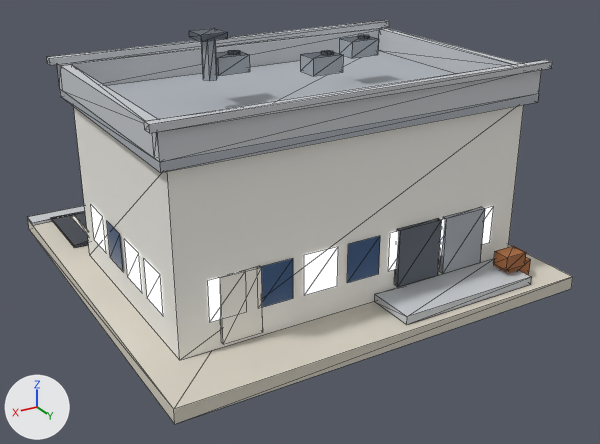
One commit to the glTF model public/models/v2/19_lod0.glb: the scene before it, then after it.
Both versions are drawn from a 50 mm lens placed at (0.898, 1.592, 0.876), pointed at (-0.005, 0.087, 0.123). Lighting does not change. The marker at lower left points along +X, +Y and +Z. The older version comes first. Mesh edges are drawn as thin lines. Vertices at exactly the same position are counted once.

The first picture shows 'b19_v2'.
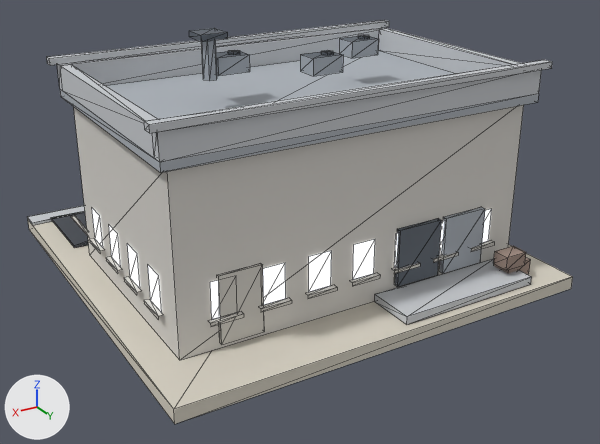
Location of each change, (x1, y1, x2, y2) in pixels of the pictures (600 x 444 px; the box of a moved part takes in the faces that stretch with it):
'b19_v2', surface changed, reshaped: (27, 20, 573, 424) in both
part 1 of me_b19_v2, moved or reshaped: before (220, 267, 263, 344); after (218, 264, 264, 344)
part 2 of me_b19_v2, rebuilt: before (482, 206, 494, 244); after (482, 209, 492, 243)
part 3 of me_b19_v2, rebuilt (32% narrower, 12% shorter): before (347, 236, 380, 283); after (353, 239, 375, 280)
part 4 of me_b19_v2, rebuilt (mostly hidden): before (439, 219, 444, 257); after (439, 221, 444, 255)
part 5 of me_b19_v2, rebuilt (33% narrower, 12% shorter): before (258, 259, 293, 307); after (263, 263, 286, 305)
part 6 of me_b19_v2, rebuilt: before (388, 231, 398, 271); after (394, 233, 398, 268)
part 7 of me_b19_v2, rebuilt (24% narrower, 14% shorter): before (107, 222, 123, 271); after (109, 225, 121, 267)
part 8 of me_b19_v2, rebuilt (31% narrower, 14% shorter): before (304, 247, 338, 295); after (309, 251, 332, 292)
part 9 of me_b19_v2, rebuilt: before (208, 271, 245, 322); after (210, 280, 220, 320)
part 10 of me_b19_v2, rebuilt (25% narrower, 15% shorter): before (91, 205, 106, 252); after (92, 208, 103, 248)
part 11 of me_b19_v2, rebuilt (26% narrower, 17% shorter): before (124, 239, 142, 292); after (127, 244, 140, 288)
part 12 of me_b19_v2, rebuilt (25% narrower, 16% shorter): before (144, 259, 163, 316); after (148, 265, 162, 313)
part 13 of me_b19_v2, added: after (89, 238, 494, 327)

Patch to the scene script:
```diff
--- a/public/models/v2/19_lod0.glb.py
+++ b/public/models/v2/19_lod0.glb.py
@@ mat_wall_white @@
 n2 = _N.new('ShaderNodeMix'); n2.name = 'Mix'
 n2.inputs[0].default_value = 1.0  # 'Factor'
-n2.inputs[7].default_value = (0.896, 0.88, 0.823, 1.0)  # 'B', white #f3f1ea
+n2.inputs[7].default_value = (0.68, 0.658, 0.617, 1.0)  # 'B', light grey #d7d4ce
 n3 = _N.new('ShaderNodeVertexColor'); n3.name = 'Color Attribute'
@@ mat_white @@
 n2 = _N.new('ShaderNodeMix'); n2.name = 'Mix'
 n2.inputs[0].default_value = 1.0  # 'Factor'
-n2.inputs[7].default_value = (0.88, 0.855, 0.791, 1.0)  # 'B', white #f1eee6
+n2.inputs[7].default_value = (0.617, 0.597, 0.552, 1.0)  # 'B', light grey #cecbc4
 n3 = _N.new('ShaderNodeVertexColor'); n3.name = 'Color Attribute'
@@ mat_wall_wood @@
 n2 = _N.new('ShaderNodeMix'); n2.name = 'Mix'
 n2.inputs[0].default_value = 1.0  # 'Factor'
-n2.inputs[7].default_value = (0.392, 0.138, 0.0423, 1.0)  # 'B', brown #a8683a
+n2.inputs[7].default_value = (0.342, 0.25, 0.209, 1.0)  # 'B', brown #9e897e
 n3 = _N.new('ShaderNodeVertexColor'); n3.name = 'Color Attribute'
@@ mat_glow_window_res @@
+mat_glow_window_res = bpy.data.materials.new('glow_window_res')
+# nodes: BsdfPrincipled, Mix, OutputMaterial, VertexColor
+# colours: blue #3d5a82, mixed with the vertex colours
@@ me_b19_v2 @@
-me_b19_v2.from_pydata(...)  # 546 vertices, 658 faces; spans x -0.48..0.48, y -0.48..0.48, z 0.0..0.582
+me_b19_v2.from_pydata(...)  # 636 vertices, 718 faces; spans x -0.48..0.48, y -0.48..0.48, z 0.0..0.582
+# me_b19_v2 part 1: the loose piece of 8 vertices spanning x 0.237..0.323, y 0.342..0.35, z 0.04..0.18 is scaled about its middle by (1.07, 1, 1.04), then moved by (0.0, 0.0, 0.002)
+# me_b19_v2 part 2: the loose piece of 4 vertices spanning x -0.348..-0.269, y 0.348, z 0.094..0.181 is rebuilt with 4 vertices and now spans x -0.343..-0.29, y 0.348, z 0.098..0.176, in mat_glow_window_res
+# me_b19_v2 part 3: the loose piece of 4 vertices spanning x -0.039..0.039, y 0.348, z 0.094..0.181 is rebuilt with 4 vertices and now spans x -0.026..0.026, y 0.348, z 0.098..0.176, in mat_glow_window_res
+# me_b19_v2 part 4: the loose piece of 4 vertices spanning x -0.245..-0.167, y 0.348, z 0.094..0.181 is rebuilt with 4 vertices and now spans x -0.237..-0.184, y 0.348, z 0.098..0.176, in mat_glow_window_res
+# me_b19_v2 part 5: the loose piece of 4 vertices spanning x 0.167..0.245, y 0.348, z 0.094..0.181 is rebuilt with 4 vertices and now spans x 0.184..0.237, y 0.348, z 0.098..0.176, in mat_glow_window_res
+# me_b19_v2 part 6: the loose piece of 4 vertices spanning x -0.142..-0.064, y 0.348, z 0.094..0.181 is rebuilt with 4 vertices and now spans x -0.132..-0.079, y 0.348, z 0.098..0.176, in mat_glow_window_res
+# me_b19_v2 part 7: the loose piece of 4 vertices spanning x 0.413, y -0.015..0.067, z 0.094..0.181 is rebuilt with 4 vertices and now spans x 0.413, y -0.004..0.052, z 0.098..0.176, in mat_glow_window_res
+# me_b19_v2 part 8: the loose piece of 4 vertices spanning x 0.064..0.142, y 0.348, z 0.094..0.181 is rebuilt with 4 vertices and now spans x 0.079..0.132, y 0.348, z 0.098..0.176, in mat_glow_window_res
+# me_b19_v2 part 9: the loose piece of 4 vertices spanning x 0.269..0.348, y 0.348, z 0.094..0.181 is rebuilt with 4 vertices and now spans x 0.29..0.343, y 0.348, z 0.098..0.176, in mat_glow_window_res
+# me_b19_v2 part 10: the loose piece of 4 vertices spanning x 0.413, y -0.122..-0.04, z 0.094..0.181 is rebuilt with 4 vertices and now spans x 0.413, y -0.116..-0.06, z 0.098..0.176, in mat_glow_window_res
+# me_b19_v2 part 11: the loose piece of 4 vertices spanning x 0.413, y 0.093..0.175, z 0.094..0.181 is rebuilt with 4 vertices and now spans x 0.413, y 0.108..0.164, z 0.098..0.176, in mat_glow_window_res
+# me_b19_v2 part 12: the loose piece of 4 vertices spanning x 0.413, y 0.2..0.282, z 0.094..0.181 is rebuilt with 4 vertices and now spans x 0.413, y 0.22..0.276, z 0.098..0.176, in mat_glow_window_res
+# me_b19_v2 part 13: 90 vertices added at x -0.424..0.424, y -0.124..0.359, z 0.09..0.098
+# other edits to the shape of me_b19_v2 do not show in these pictures
 me_b19_v2.materials.append(mat_paving)
@@ me_b19_v2 @@
 me_b19_v2.materials.append(mat_white)
-me_b19_v2.materials.append(mat_glow_window)
 me_b19_v2.materials.append(mat_metal)
 me_b19_v2.materials.append(mat_wall_wood)
+me_b19_v2.materials.append(mat_glow_window_res)
```
